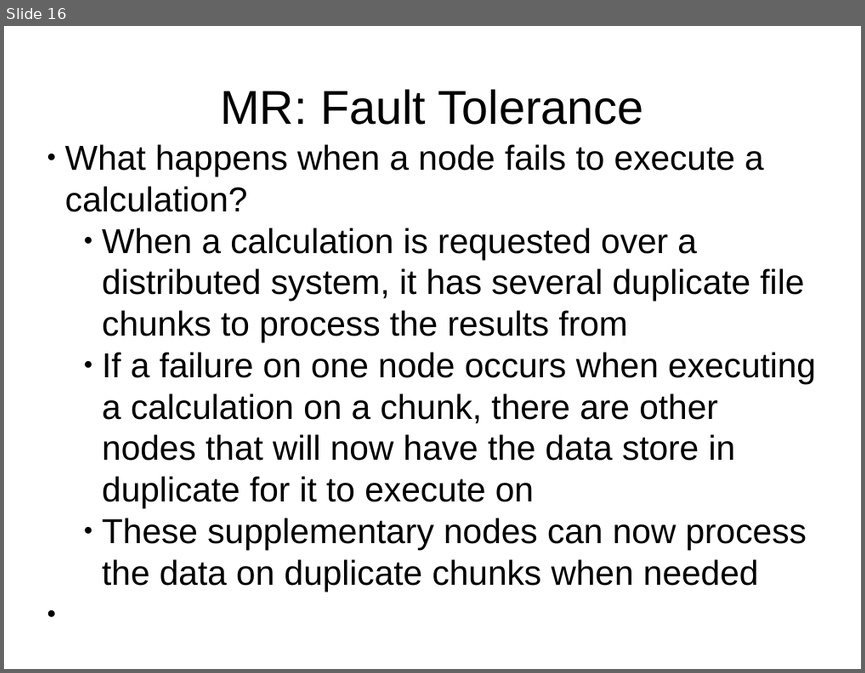
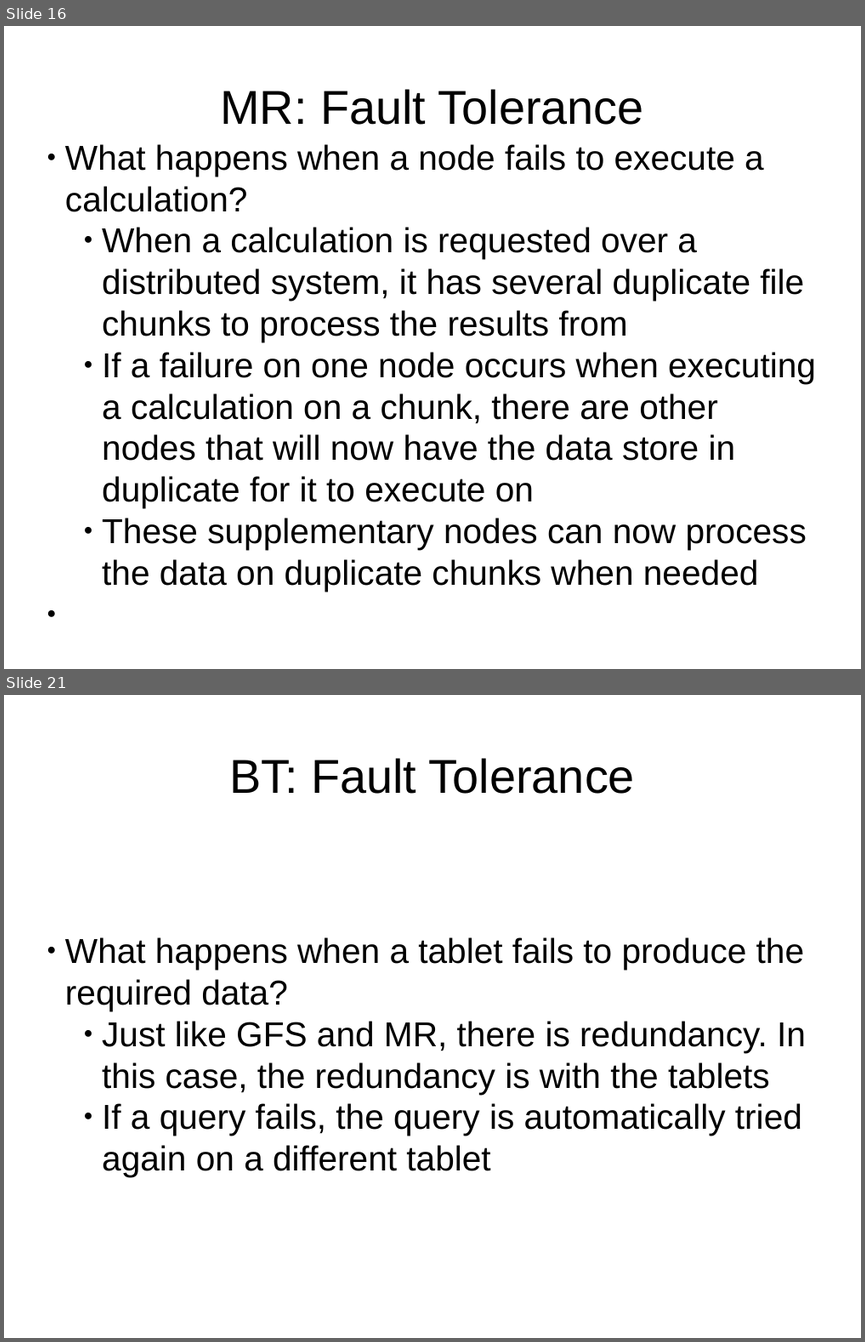
Before and after one commit to twcannon/MSDataSci, a slide deck: CSIS604/projects/assignment_4/assignment_4_ppt.pptx. Shown one above the other, each under a label of ours: slide 16 before the commit, slides 16 and 21 after it; the slides between them are not shown. The pictures are 865x673 and 865x1342 pixels, drawn with LibreOffice and Linux fonts; fonts in the diff are those of the drawing. Boxes give left, top, right and bottom in pixels: in the first picture for what was removed or moved away, otherwise in the second. Text is boxed around its words. In the diff, an @@ line names an element or a change of style, - is before the commit and + after.

```diff
--- a/CSIS604/projects/assignment_4/assignment_4_ppt.pptx
+++ b/CSIS604/projects/assignment_4/assignment_4_ppt.pptx
@@ slide 21 added at (4, 695, 861, 1338), background #FFFFFF @@
@@ text added at (229, 758, 635, 794), 44 pt, text #000000 @@
+BT: Fault Tolerance
@@ text added at (65, 937, 806, 1177), 32 pt, text #000000 @@
+● What happens when a tablet fails to produce the required data?
+    ● Just like GFS and MR, there is redundancy. In this case, the redundancy is with the tablets
+    ● If a query fails, the query is automatically tried again on a different tablet
```
Also in this commit, not shown: 3 slides changed, 11 other slides added.
